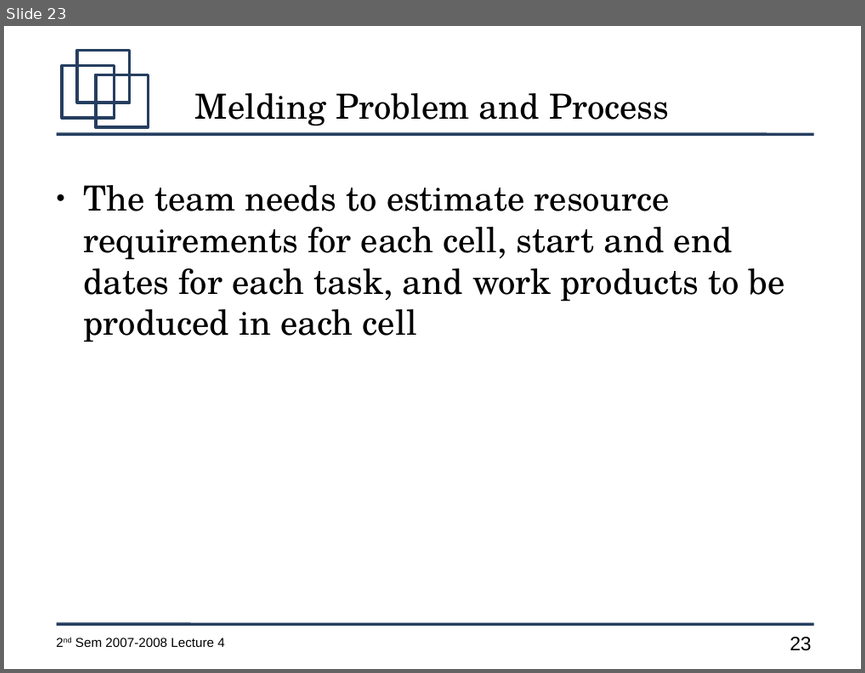
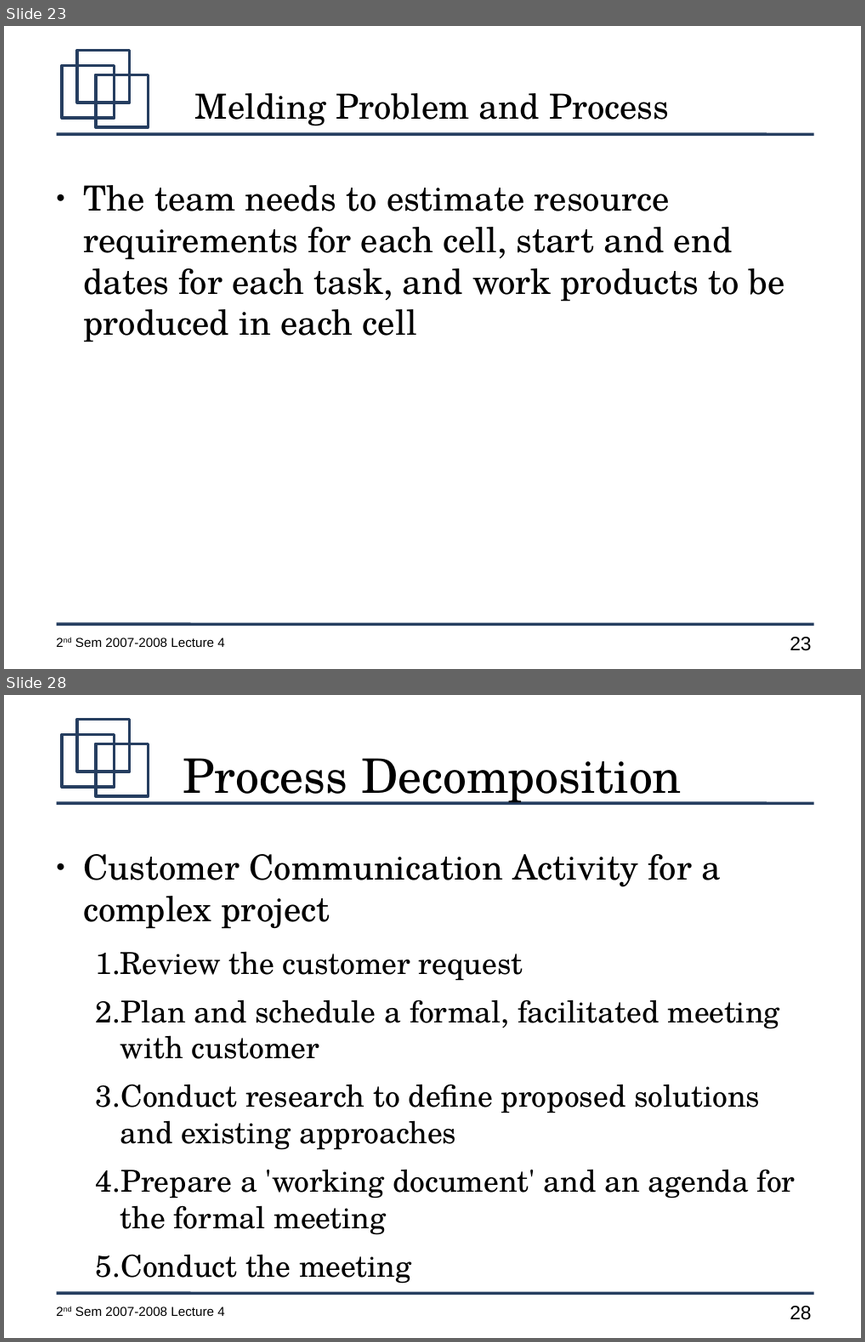
Before and after one commit to jachermocilla/jach-homepage, a slide deck: CMSC128-2nd-Sem-2007-L4.odp. Shown one above the other, each under a label of ours: slide 23 before the commit, slides 23 and 28 after it; the slides between them are not shown. The pictures are 865x673 and 865x1342 pixels, drawn with LibreOffice and Linux fonts; fonts in the diff are those of the drawing. Boxes give left, top, right and bottom in pixels: in the first picture for what was removed or moved away, otherwise in the second. Text is boxed around its words. In the diff, an @@ line names an element or a change of style, - is before the commit and + after.

```diff
--- a/CMSC128-2nd-Sem-2007-L4.odp
+++ b/CMSC128-2nd-Sem-2007-L4.odp
@@ slide 28 added at [4, 695, 861, 1338], background #FFFFFF; not listed: 7 template elements that a slide beside it also shows @@
@@ title added at [182, 758, 681, 805], 44 pt, text #000000 @@
+Process Decomposition
@@ text added at [84, 854, 795, 1283], 28 pt, text #000000 @@
+● Customer Communication Activity for a complex project
+  1. Review the customer request
+  2. Plan and schedule a formal, facilitated meeting with customer
+  3. Conduct research to define proposed solutions and existing approaches
+  4. Prepare a 'working document' and an agenda for the formal meeting
+  5. Conduct the meeting
```
Also in this commit, not shown: 1 slide changed, 7 other slides added, 2 slides removed.
